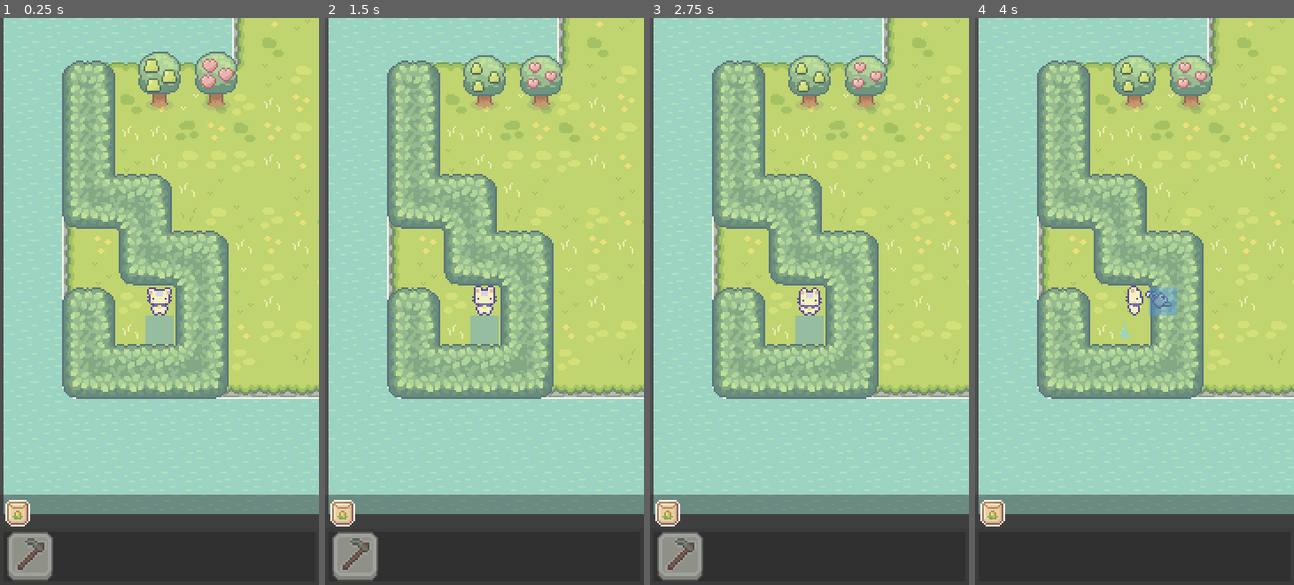
Above: before the commit, frames 1-4 (left to right).
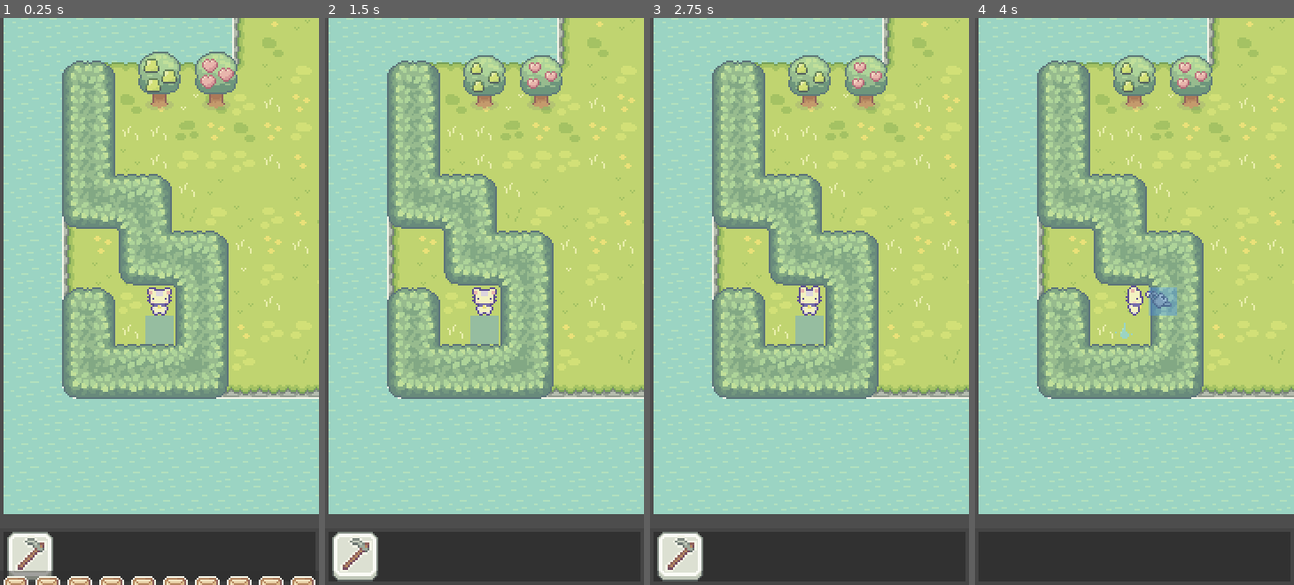
Above: after the commit, the same moments.

Repository: super-goose/garden_land
Game: Godot game, scene res://main.tscn
Same seed, same stepped clock (60 frames per second), same inputs: the game is played once before the commit and once after it.
Inputs (mouse positions are in pixels of both pictures, inside the frame that each line leads up to):
- Up to frame 1 (0.25 s): no input
- Up to frame 2 (1.5 s): click (353, 556) at 0.5 s; click (344, 516) at 1.27 s
- Up to frame 3 (2.75 s): click (669, 516) at 2.02 s
- Up to frame 4 (4 s): click (994, 516) at 2.77 s; tap Enter at 3.5 s; move the mouse to (1204, 273) at 3.52 s; hold W (water) from 3.53 s (still down); tap H (hoe) at 3.6 s; click (1204, 273) at 3.67 s; tap C (chop) at 3.77 s

The runs differ from the first frame. In frame 1, 5.6% of the frame differs, in the area x 1-100%, y 84-100%; in frame 2, 4.8%; in frame 3, 4.9%; in frame 4, 3.5%.

Commit message:
sowing buttons coming along

Diff:
--- a/globals/constants.gd
+++ b/globals/constants.gd
@@ -3,7 +3,8 @@
 enum TYPE {
 	Corn, Carrot, Cauliflower, Tomato,
 	Eggplant, BlueFlower, Lettuce, Wheat, Pumpkin,
-	Parsnip, Rose, Beet, StarFruit, Cucumber
+	Parsnip, Rose, Beet, StarFruit, Cucumber,
+	None,
 }
 
 enum ACTIONS {
--- a/globals/events.gd
+++ b/globals/events.gd
@@ -6,3 +6,5 @@
 signal perform_action(action: Constants.ACTIONS)
 signal select_seed_type(type: Constants.TYPE)
 signal set_actions(actions: Array)
+signal display_seed_options(seeds: Array)
+signal hide_seed_options
--- a/scenes/actions_menu_button.gd
+++ b/scenes/actions_menu_button.gd
@@ -9,7 +9,7 @@
 		Constants.ACTIONS.Hoe: load("res://modified-assets/tools/tools-hoe.png"),
 		Constants.ACTIONS.Water: load("res://modified-assets/tools/tools-water-can.png"),
 		Constants.ACTIONS.Chop: load("res://modified-assets/tools/tools-axe.png"),
-		Constants.ACTIONS.Sow: load("res://modified-assets/tools/farm-plant-items-0.png"),
+		Constants.ACTIONS.Sow: load("res://modified-assets/tools/farm-plant-seed-blank.png"),
 	}
 	$TextureRect.texture = action_image[action]
 
--- a/scenes/character.gd
+++ b/scenes/character.gd
@@ -166,7 +166,12 @@
 	if action == Constants.ACTIONS.Hoe:
 		set_state('hoe')
 	if action == Constants.ACTIONS.Sow:
-		set_state('sow')
+		facilitate_sowing()
+
+func facilitate_sowing():
+	Events.display_seed_options.emit([Constants.TYPE.Corn, Constants.TYPE.Eggplant, Constants.TYPE.Carrot])
+	print('await seed selection or dismissal')
+	print('decrement seed count if applicable')
 
 func set_direction(new_direction):
 	if direction == new_direction:
@@ -187,8 +192,10 @@
 	var actions = []
 	if state == 'idle':
 		if current_plant:
-			actions.push_back(Constants.ACTIONS.Sow)
-			actions.push_back(Constants.ACTIONS.Water)
+			if current_plant.type == Constants.TYPE.None:
+				actions.push_back(Constants.ACTIONS.Sow)
+			else:
+				actions.push_back(Constants.ACTIONS.Water)
 		elif current_tree:
 			actions.push_back(Constants.ACTIONS.Chop)
 		else:
--- a/scenes/garden_plot.gd
+++ b/scenes/garden_plot.gd
@@ -1,12 +1,12 @@
 class_name GardenPlot
 extends Area2D
 
-enum TYPE {
-	_corn, _still_corn, carrot, cauliflower, tomato,
-	eggplant, _blue_flower, lettuce, wheat, pumpkin,
-	parsnip, _rose, beet, _star_fruit, cucumber
-}
-@export var type : Constants.TYPE #TYPE
+#enum TYPE {
+#	_corn, _still_corn, carrot, cauliflower, tomato,
+#	eggplant, _blue_flower, lettuce, wheat, pumpkin,
+#	parsnip, _rose, beet, _star_fruit, cucumber
+#}
+@export var type : Constants.TYPE = Constants.TYPE.None #TYPE
 
 var action_types: Array[Constants.ACTIONS] = [Constants.ACTIONS.Hoe, Constants.ACTIONS.Water, Constants.ACTIONS.Sow]
 
--- a/scenes/garden_plot.tscn
+++ b/scenes/garden_plot.tscn
@@ -9,7 +9,6 @@
 collision_layer = 2
 collision_mask = 0
 script = ExtResource("1_81omm")
-type = 5
 
 [node name="CollisionShape2D" type="CollisionShape2D" parent="."]
 position = Vector2(0, -2)
--- a/scenes/hud.gd
+++ b/scenes/hud.gd
@@ -1,14 +1,47 @@
 extends CanvasLayer
 
-@onready var actions_container = $MarginContainer/ColorRect/ColorRect/HBoxContainer
+@onready var actions_container = $Actions/ColorRect/ColorRect/HBoxContainer
+@onready var seeds_container = $Seeds/ColorRect/HBoxContainer
+
+var seeds_duration = .3
+var pos_y_seeds_in = 269 # get this dynamically
+var pos_y_seeds_out = 269 + 51 # get this dynamically
+
+@onready var SeedButton = load("res://scenes/seed_button.tscn")
 
 # Called when the node enters the scene tree for the first time.
 func _ready():
 	print('connecting hud stuff')
 	Events.set_actions.connect(_handle_set_actions)
+	Events.display_seed_options.connect(_handle_display_seed_options)
+	Events.hide_seed_options.connect(_handle_hide_seed_options)
+	__populate_seed_options()
+	_handle_hide_seed_options()
 
 
 func _handle_set_actions(actions: Array):
 	print('display the correct actions')
 	for child in actions_container.get_children():
 		child.visible = actions.has(child.action)
+
+func _handle_display_seed_options(seeds: Array):
+	for child in seeds_container.get_children():
+		child.visible = seeds.has(child.type)
+
+	var t = get_tree().create_tween()
+	var new_position = Vector2(0, pos_y_seeds_in)
+	t.tween_property($Seeds, 'position', new_position, seeds_duration)
+
+func _handle_hide_seed_options():
+	var t = get_tree().create_tween()
+	var new_position = Vector2(0, pos_y_seeds_out)
+	t.tween_property($Seeds, 'position', new_position, seeds_duration)
+
+func __populate_seed_options():
+	for seed_type in Constants.TYPE:
+		if seed_type == 'None':
+			continue
+#		print(str(seed_type))
+		var s = SeedButton.instantiate()
+		s.set_button_type(Constants.TYPE[seed_type])
+		seeds_container.add_child(s)
--- a/scenes/hud.tscn
+++ b/scenes/hud.tscn
@@ -1,13 +1,12 @@
-[gd_scene load_steps=4 format=3 uid="uid://cualt3fdfjppy"]
+[gd_scene load_steps=3 format=3 uid="uid://cualt3fdfjppy"]
 
 [ext_resource type="Script" path="res://scenes/hud.gd" id="1_vkfkb"]
 [ext_resource type="PackedScene" uid="uid://cdbj207ey8npw" path="res://scenes/actions_menu_button.tscn" id="1_wa8wc"]
-[ext_resource type="PackedScene" uid="uid://dnroisdn74j7y" path="res://scenes/seed_button.tscn" id="3_c7t5n"]
 
 [node name="HUD" type="CanvasLayer"]
 script = ExtResource("1_vkfkb")
 
-[node name="MarginContainer" type="MarginContainer" parent="."]
+[node name="Actions" type="MarginContainer" parent="."]
 anchors_preset = 12
 anchor_top = 1.0
 anchor_right = 1.0
@@ -16,11 +15,11 @@
 grow_horizontal = 2
 grow_vertical = 0
 
-[node name="ColorRect" type="ColorRect" parent="MarginContainer"]
+[node name="ColorRect" type="ColorRect" parent="Actions"]
 layout_mode = 2
 color = Color(0.117647, 0.117647, 0.117647, 0.152941)
 
-[node name="ColorRect" type="ColorRect" parent="MarginContainer/ColorRect"]
+[node name="ColorRect" type="ColorRect" parent="Actions/ColorRect"]
 layout_mode = 0
 offset_left = 2.0
 offset_top = 2.0
@@ -28,29 +27,29 @@
 offset_bottom = 30.0
 color = Color(0.113725, 0.113725, 0.113725, 0.509804)
 
-[node name="HBoxContainer" type="HBoxContainer" parent="MarginContainer/ColorRect/ColorRect"]
+[node name="HBoxContainer" type="HBoxContainer" parent="Actions/ColorRect/ColorRect"]
 layout_mode = 0
 offset_left = 3.0
 offset_right = 173.0
 offset_bottom = 28.0
 theme_override_constants/separation = 6
 
-[node name="ActionsMenuButton" parent="MarginContainer/ColorRect/ColorRect/HBoxContainer" instance=ExtResource("1_wa8wc")]
+[node name="ActionsMenuButton" parent="Actions/ColorRect/ColorRect/HBoxContainer" instance=ExtResource("1_wa8wc")]
 layout_mode = 2
 
-[node name="ActionsMenuButton2" parent="MarginContainer/ColorRect/ColorRect/HBoxContainer" instance=ExtResource("1_wa8wc")]
+[node name="ActionsMenuButton2" parent="Actions/ColorRect/ColorRect/HBoxContainer" instance=ExtResource("1_wa8wc")]
 layout_mode = 2
 action = 1
 
-[node name="ActionsMenuButton3" parent="MarginContainer/ColorRect/ColorRect/HBoxContainer" instance=ExtResource("1_wa8wc")]
+[node name="ActionsMenuButton3" parent="Actions/ColorRect/ColorRect/HBoxContainer" instance=ExtResource("1_wa8wc")]
 layout_mode = 2
 action = 2
 
-[node name="ActionsMenuButton4" parent="MarginContainer/ColorRect/ColorRect/HBoxContainer" instance=ExtResource("1_wa8wc")]
+[node name="ActionsMenuButton4" parent="Actions/ColorRect/ColorRect/HBoxContainer" instance=ExtResource("1_wa8wc")]
 layout_mode = 2
 action = 3
 
-[node name="MarginContainer2" type="MarginContainer" parent="."]
+[node name="Seeds" type="MarginContainer" parent="."]
 anchors_preset = 12
 anchor_top = 1.0
 anchor_right = 1.0
@@ -59,11 +58,11 @@
 grow_horizontal = 2
 grow_vertical = 0
 
-[node name="ColorRect" type="ColorRect" parent="MarginContainer2"]
+[node name="ColorRect" type="ColorRect" parent="Seeds"]
 layout_mode = 2
 color = Color(0.184314, 0.184314, 0.184314, 0.447059)
 
-[node name="HBoxContainer" type="HBoxContainer" parent="MarginContainer2/ColorRect"]
+[node name="HBoxContainer" type="HBoxContainer" parent="Seeds/ColorRect"]
 layout_mode = 1
 anchors_preset = 10
 anchor_right = 1.0
@@ -73,6 +72,3 @@
 offset_bottom = 20.0
 grow_horizontal = 2
 theme_override_constants/separation = 2
-
-[node name="SeedButton" parent="MarginContainer2/ColorRect/HBoxContainer" instance=ExtResource("3_c7t5n")]
-layout_mode = 2
--- a/scenes/seed_button.gd
+++ b/scenes/seed_button.gd
@@ -1,9 +1,13 @@
 class_name SeedButton
 extends TextureButton
 
-@export var type: Constants.TYPE
+var type: Constants.TYPE
 
 func _ready():
+	pass
+
+func set_button_type(_type: Constants.TYPE):
+	type = _type
 	var button_image = {
 		Constants.TYPE.Corn: load("res://modified-assets/tools/farm-plant-seed-corn.png"),
 		Constants.TYPE.Carrot: load("res://modified-assets/tools/farm-plant-seed-carrot.png"),
@@ -20,7 +24,9 @@
 		Constants.TYPE.StarFruit: load("res://modified-assets/tools/farm-plant-seed-starfruit.png"),
 		Constants.TYPE.Cucumber: load("res://modified-assets/tools/farm-plant-seed-cucumber.png"),
 	}
-	texture_normal = button_image[type]
+	texture_normal = button_image[_type]
+
 
 func _on_pressed():
+	breakpoint
 	Events.select_seed_type.emit(type)
--- a/scenes/seed_button.tscn
+++ b/scenes/seed_button.tscn
@@ -7,3 +7,5 @@
 texture_normal = ExtResource("1_6uli8")
 stretch_mode = 3
 script = ExtResource("2_kws3b")
+
+[connection signal="pressed" from="." to="." method="_on_pressed"]
